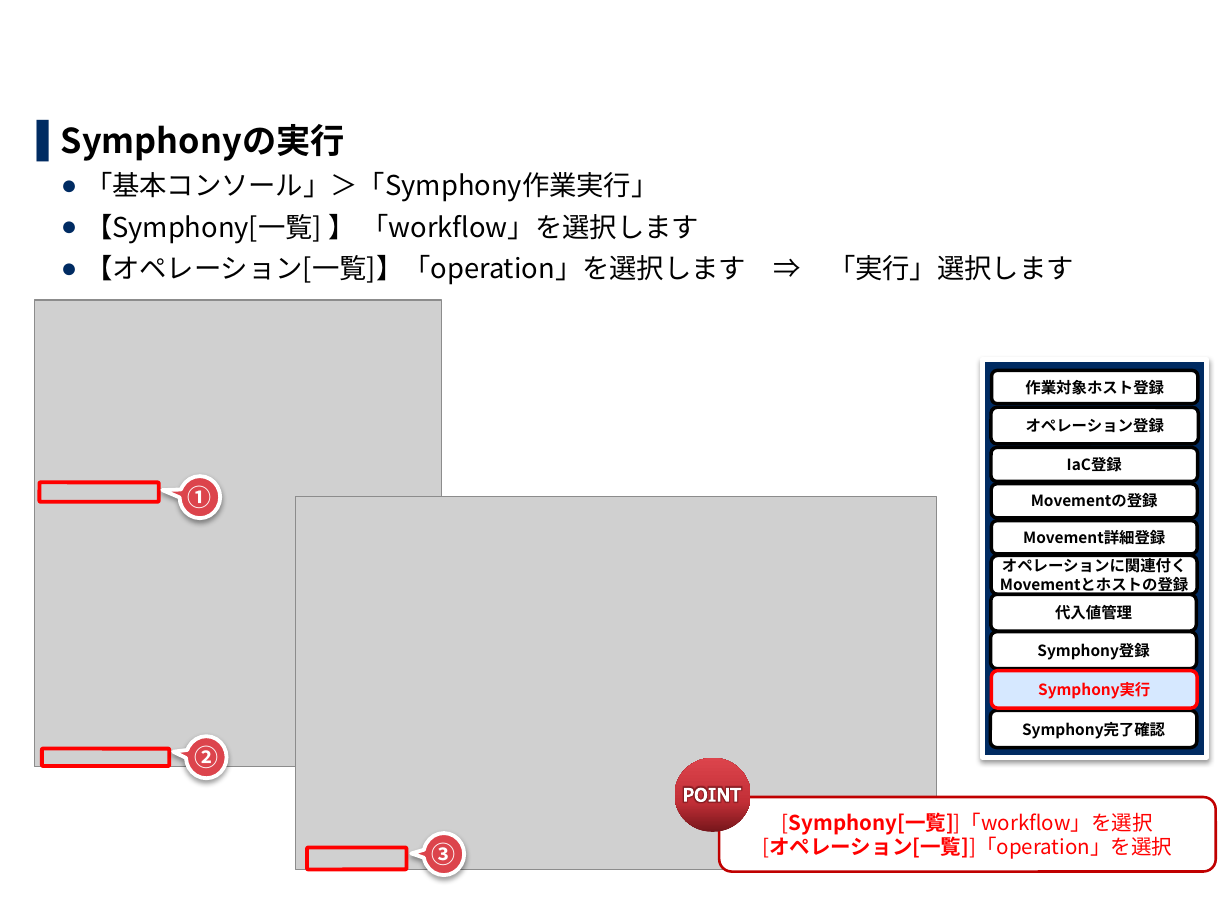
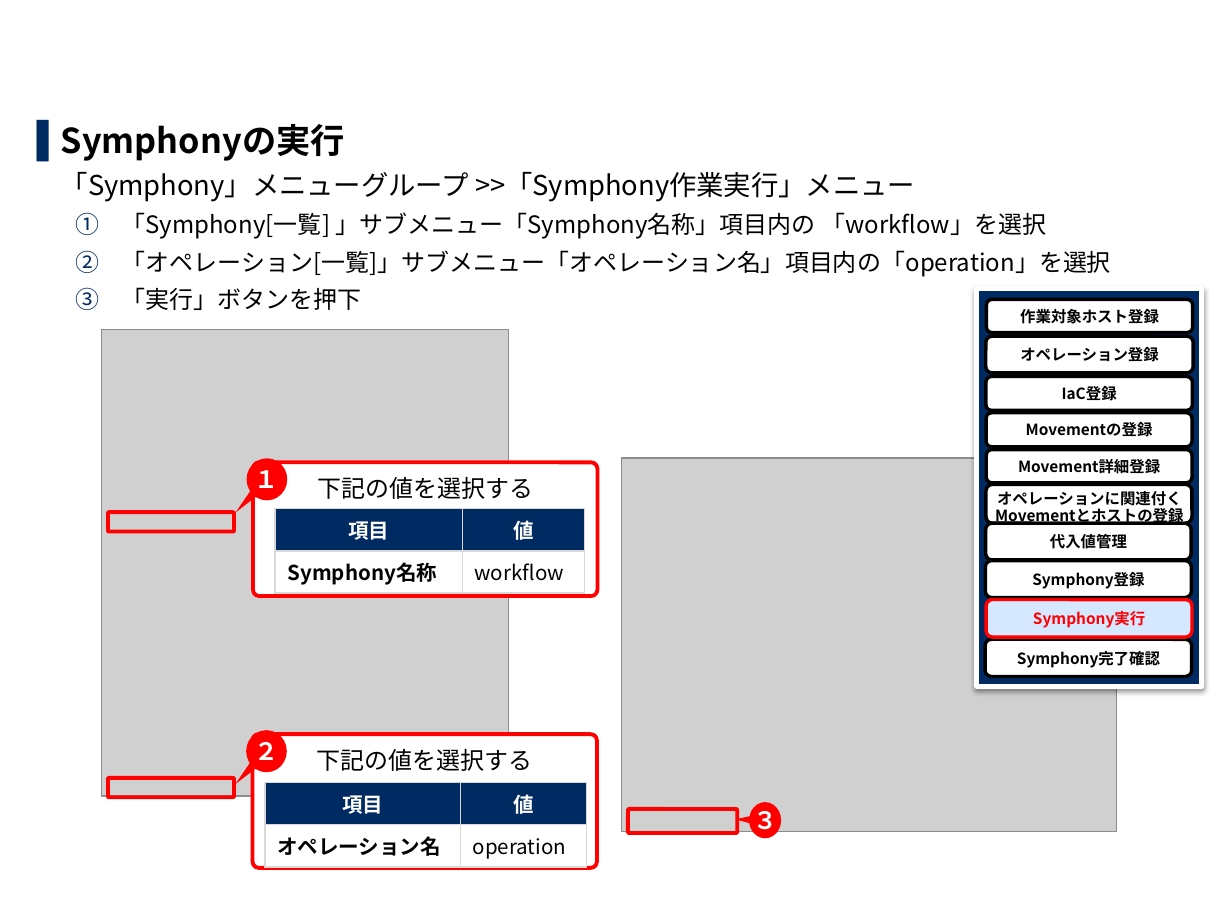
Before and after one commit to exastro-suite/it-automation-docs, a slide deck: slide 26 of asset/Learn_ja/ITA-base_practice_ja.pptx. Drawn at 1232x924 pixels with LibreOffice and Linux fonts; fonts in the diff are those of the drawing; grey boxes stand for pictures; background and template pictures are left out. Boxes give left, top, right and bottom in pixels: in the first picture for what was removed or moved away, otherwise in the second. Text is boxed around its words. In the diff, an @@ line names an element or a change of style, - is before the commit and + after.

```diff
--- a/asset/Learn_ja/ITA-base_practice_ja.pptx
+++ b/asset/Learn_ja/ITA-base_practice_ja.pptx
@@ text at <box>61,172,1111,310</box>: text changed; size 16 to 14 pt @@
-  ● 「基本コンソール」＞「Symphony作業実行」
-  ● 【Symphony[一覧] 】 「workflow」を選択します
-  ● 【オペレーション[一覧]】「operation」を選択します ⇒ 「実行」選択します
+  「Symphony」メニューグループ >>「Symphony作業実行」メニュー
+    1. 「Symphony[一覧] 」サブメニュー「Symphony名称」項目内の 「workflow」を選択
+    2. 「オペレーション[一覧]」サブメニュー「オペレーション名」項目内の「operation」を選択
+    3. 「実行」ボタンを押下
@@ 10 rounded rectangles, 1 rectangle: place and size @@
-10 rounded rectangles, 1 rectangle at <box>982,360,1206,758</box>
+10 rounded rectangles, 1 rectangle at <box>977,288,1201,686</box>
@@ picture: place and size @@
-picture at <box>34,301,441,768</box>
+picture at <box>102,329,509,796</box>
@@ speech bubble "１": place and size @@
-speech bubble "１" at <box>180,476,221,517</box>
+speech bubble "１" at <box>246,458,287,500</box>
@@ rounded rectangle added at <box>253,462,598,596</box>, fill #FFFFFF, outline #FF0000 2.25 pt, 14 pt, text #000000 @@
+下記の値を選択する
@@ text in speech bubble at <box>255,470,279,488</box>: text changed @@
-①
+１
@@ picture: place and size @@
-picture at <box>296,496,936,870</box>
+picture at <box>622,458,1117,832</box>
@@ table added at <box>275,509,584,589</box>, 2 rows, 2 columns @@
+項目 | 値
+Symphony名称 | workflow
@@ rounded rectangle added at <box>986,484,1191,524</box>, fill #FFFFFF, outline #000000 2 pt @@
@@ rounded rectangle "オペレーションに関連付く" at <box>987,488,1193,527</box>: line spacing 1 to 10.4pt; fill #FFFFFF to none; outline #000000 2 pt to none @@
@@ rounded rectangle: place and size @@
-rounded rectangle at <box>39,483,159,503</box>
+rounded rectangle at <box>108,513,234,532</box>
@@ speech bubble "２": place and size @@
-speech bubble "２" at <box>186,737,227,779</box>
+speech bubble "２" at <box>246,731,287,772</box>
@@ rounded rectangle added at <box>253,734,598,869</box>, fill #FFFFFF, outline #FF0000 2.25 pt, 14 pt, text #000000 @@
+下記の値を選択する
@@ text in speech bubble at <box>255,742,279,760</box>: text changed @@
-②
+２
@@ rounded rectangle: place and size @@
-rounded rectangle at <box>42,749,169,766</box>
+rounded rectangle at <box>108,777,234,797</box>
@@ ellipse removed at <box>675,758,752,832</box> @@
@@ table added at <box>265,782,586,863</box>, 2 rows, 2 columns @@
+項目 | 値
+オペレーション名 | operation
@@ rounded rectangle: place and size @@
-rounded rectangle at <box>307,848,407,870</box>
+rounded rectangle at <box>628,809,738,834</box>
@@ freeform shape removed at <box>684,787,740,802</box> @@
@@ rounded rectangle removed at <box>719,797,1216,872</box> @@
-[Symphony[一覧]]「workflow」を選択
-[オペレーション[一覧]]「operation」を選択
@@ fill #DC444C to #FF0000; outline #FFFFFF 2.25 pt to none; shadow off; proportions changed in 3 elements at <box>246,731,287,772</box>, <box>246,458,287,500</box>, <box>749,802,781,838</box> @@
@@ speech bubble "３": place and size @@
-speech bubble "３" at <box>424,833,464,875</box>
+speech bubble "３" at <box>749,802,781,838</box>
@@ text in speech bubble at <box>753,805,777,836</box>: text changed @@
-③
+３
```
Also in this commit, not shown: 24 other slides changed, 5 other files.
